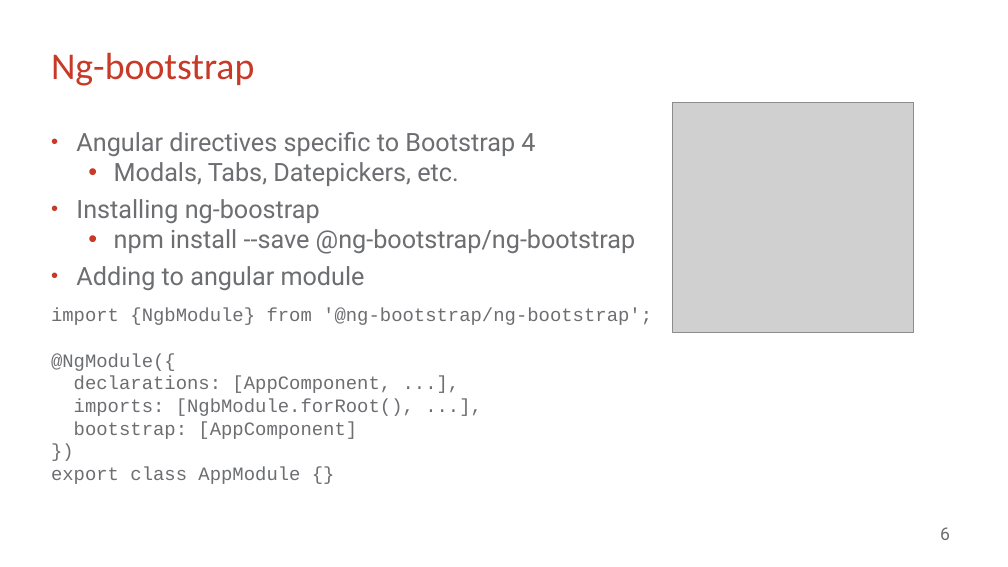
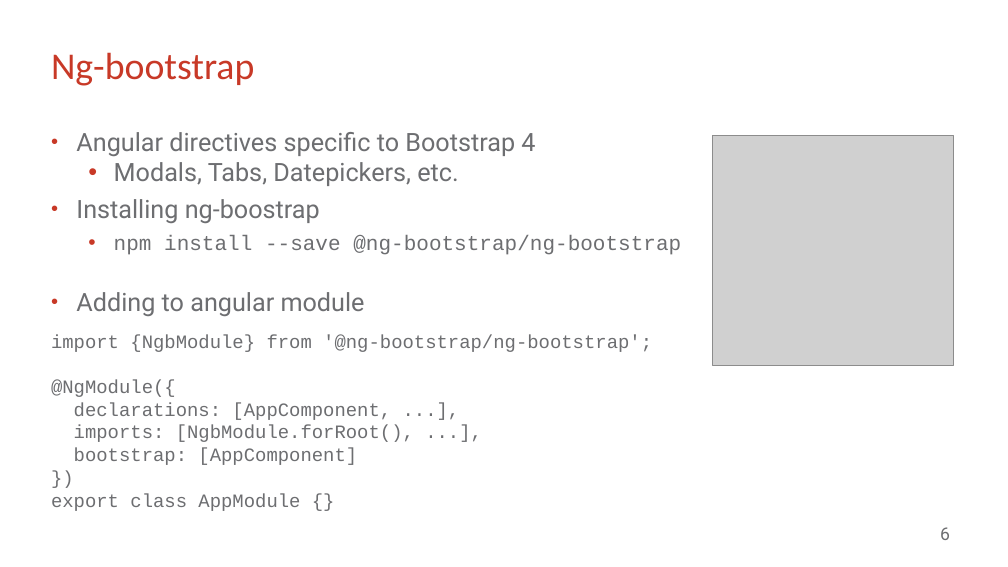
Before and after one commit to ViliusArminas/NRD_Akademija_2018_04, a slide deck: slide 6 of angular_project_part1.pptx. Drawn at 1008x567 pixels with LibreOffice and Linux fonts; fonts in the diff are those of the drawing; grey boxes stand for pictures; background and template pictures are left out. Boxes give left, top, right and bottom in pixels: in the first picture for what was removed or moved away, otherwise in the second. Text is boxed around its words. In the diff, an @@ line names an element or a change of style, - is before the commit and + after.

```diff
--- a/angular_project_part1.pptx
+++ b/angular_project_part1.pptx
@@ picture: place and size @@
-picture at (673, 103, 914, 332)
+picture at (712, 136, 954, 365)
@@ subtitle at (76, 199, 681, 255): size 24 to 20 pt, font Roboto to Courier New in "npm install --save @ng-bootstrap/ng-bootstrap"; more space between paragraphs @@
```
Also in this commit, not shown: 4 other slides changed, 1 other file.
